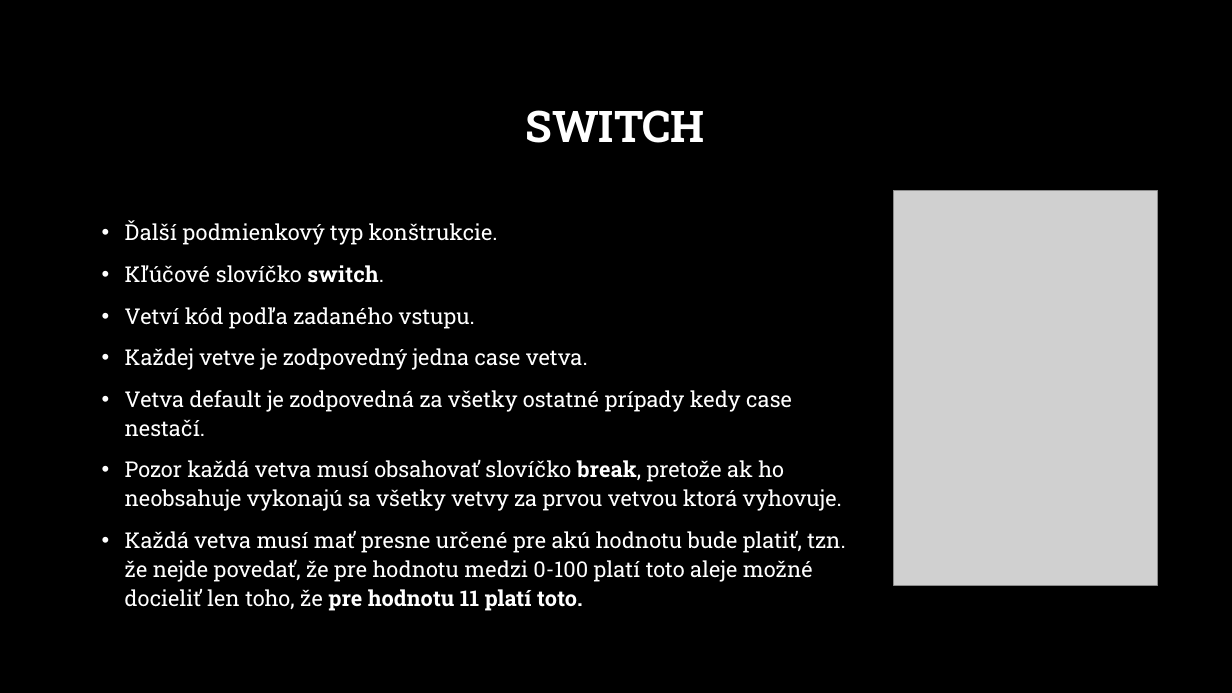
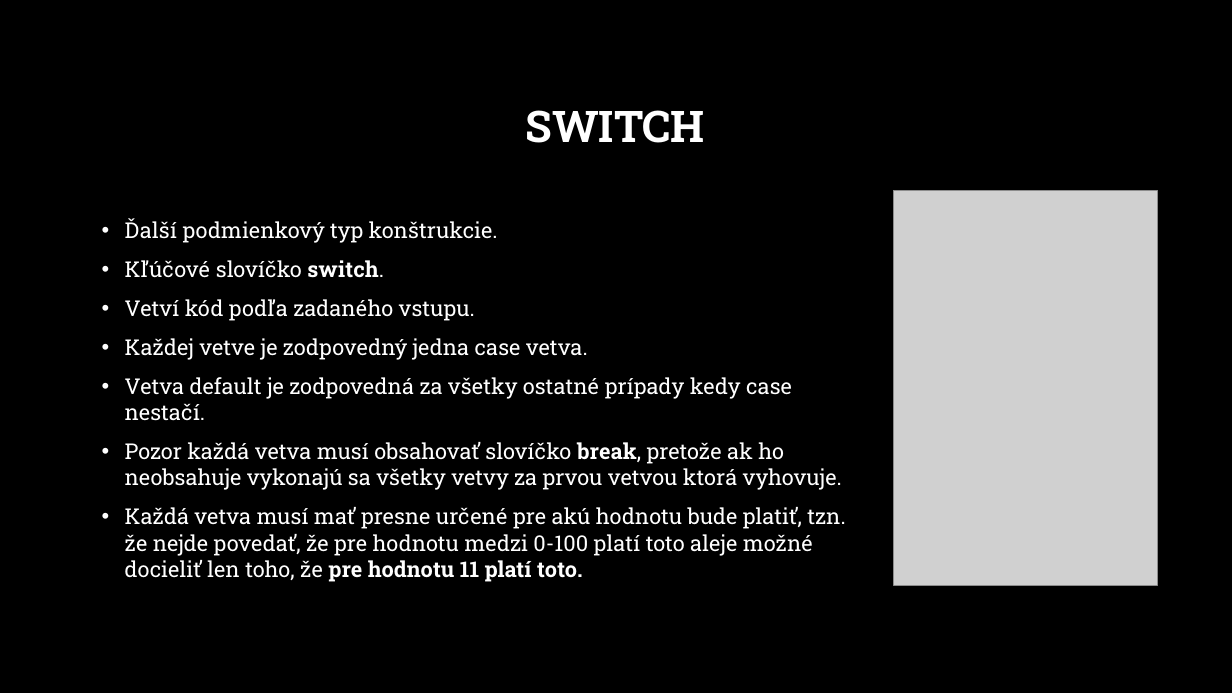
Before and after one commit to andrej667/CRG-PRO-C, a slide deck: slide 2 of Prezentácie/07.Switch/7.Switch.pptx. Drawn at 1232x693 pixels with LibreOffice and Linux fonts; fonts in the diff are those of the drawing; grey boxes stand for pictures; background and template pictures are left out. Boxes give left, top, right and bottom in pixels: in the first picture for what was removed or moved away, otherwise in the second. Text is boxed around its words. In the diff, an @@ line names an element or a change of style, - is before the commit and + after.

```diff
--- a/Prezentácie/07.Switch/7.Switch.pptx
+++ b/Prezentácie/07.Switch/7.Switch.pptx
@@ text "Ďalší podmienkový typ konštrukcie." at (125,218,845,582): line spacing 1.1 to 1 @@
```
Also in this commit, not shown: 1 other slide changed.
